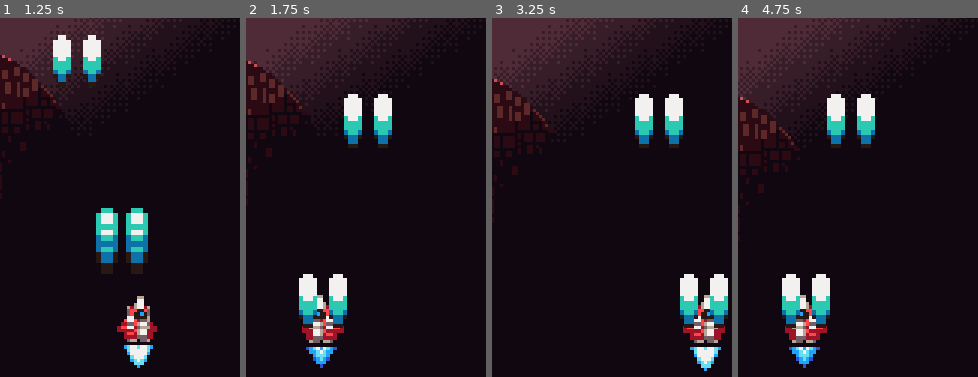
Above: before the commit, frames 1-4 (left to right).
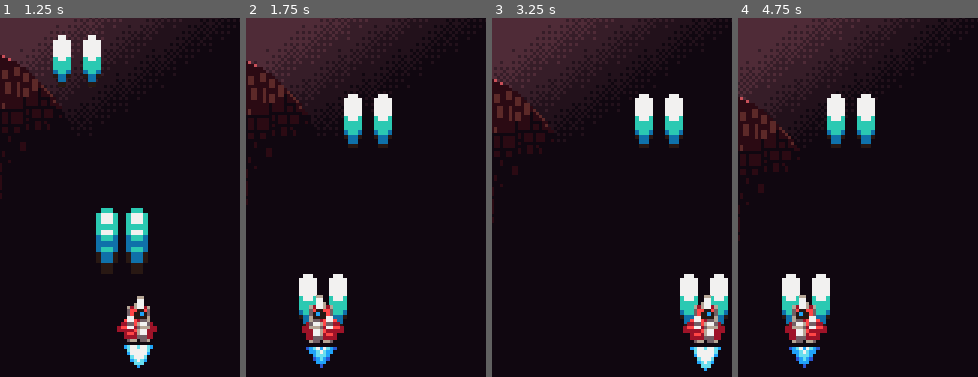
Above: after the commit, the same moments.

Repository: jordan95v/galaxy_defiance
Game: Godot game, scene res://scenes/ui/menu/menu.tscn
Two runs of this game, one before a commit and one after it. Both use one fixed random seed, a clock stepped at 60 frames per second and the inputs below.
Inputs:
- Up to frame 1 (1.25 s): tap Space (space) at 0.5 s; hold D (bank_right) from 0.53 s (still down); hold Enter (enter) from 0.53 s (still down)
- Up to frame 2 (1.75 s): release D (bank_right) at 1.28 s; release Enter (enter) at 1.28 s; hold A (bank_left) from 1.28 s (still down); tap Space (space) at 1.35 s
- Up to frame 3 (3.25 s): release A (bank_left) at 2.03 s; hold Enter (enter) 2.03-2.78 s; hold D (bank_right) from 2.03 s (still down); tap Space (space) at 2.85 s
- Up to frame 4 (4.75 s): release D (bank_right) at 3.53 s; hold Enter (enter) 3.53-4.28 s; hold A (bank_left) from 3.53 s (still down); tap Space (space) at 4.35 s
The pictures show only the part of the screen within x 43-93%, y 50-100%; the shares and areas given below are measured in that part.

Frame 1 is identical in both runs. In frame 2, 0.3% of the frame differs, in the area x 23-41%, y 77-87%; in frame 3, 0.3%; in frame 4, 0.3%.

Commit message:
Added a new projectiles for pink enemy.

Diff:
--- a/scenes/game_objects/enemies/pink_enemy/pink_enemy.gd
+++ b/scenes/game_objects/enemies/pink_enemy/pink_enemy.gd
@@ -6,11 +6,14 @@
 @onready var fire_rate_timer: Timer = $FireRateTimer
 @onready var spawn_component: SpawnComponent = $SpawnComponent
 @onready var marker_2d: Marker2D = $Marker2D
-@export var speed: int = 15
+@export var speed: int = 10
+
+@export var projectiles: Array[PackedScene]
 
 
 func _ready() -> void:
 	super()
+	spawn_component.scene = projectiles.pick_random()
 	state_timer.timeout.connect(on_state_timer_timeout)
 	fire_rate_timer.timeout.connect(on_fire_rate_timer_timeout)
 
--- a/scenes/game_objects/enemies/pink_enemy/pink_enemy.tscn
+++ b/scenes/game_objects/enemies/pink_enemy/pink_enemy.tscn
@@ -1,10 +1,11 @@
-[gd_scene load_steps=17 format=3 uid="uid://bo2moqur4j3r4"]
+[gd_scene load_steps=18 format=3 uid="uid://bo2moqur4j3r4"]
 
 [ext_resource type="PackedScene" uid="uid://b4k0gmi0kq2da" path="res://scenes/game_objects/enemies/basic_enemy.tscn" id="1_spoid"]
 [ext_resource type="Script" path="res://scenes/game_objects/enemies/pink_enemy/pink_enemy.gd" id="2_isgq2"]
 [ext_resource type="PackedScene" uid="uid://brnaxmyooa7wh" path="res://scenes/components/bounce_border_component/bounce_border_component.tscn" id="3_klxw1"]
 [ext_resource type="Shader" path="res://resources/effects/flash_shader.gdshader" id="3_nfybv"]
 [ext_resource type="Texture2D" uid="uid://dpg5um6frvlbm" path="res://assets/pink_enemy.png" id="4_nsbx8"]
+[ext_resource type="PackedScene" uid="uid://cd5ij4yrfiog5" path="res://scenes/game_objects/projectiles/enemy_shot_exploding.tscn" id="5_q87f3"]
 [ext_resource type="PackedScene" uid="uid://chfqqnuajer2b" path="res://scenes/components/spawn_component/spawn_component.tscn" id="6_1ex6t"]
 [ext_resource type="PackedScene" uid="uid://b62v5cbuuaryf" path="res://scenes/game_objects/projectiles/enemy_shot.tscn" id="7_7ia8u"]
 
@@ -66,6 +67,7 @@
 [node name="PinkEnemy" instance=ExtResource("1_spoid")]
 script = ExtResource("2_isgq2")
 speed = 10
+projectiles = Array[PackedScene]([ExtResource("7_7ia8u"), ExtResource("5_q87f3")])
 points = 15
 
 [node name="MoveComponent" parent="." index="3"]
@@ -79,7 +81,7 @@
 move_component = NodePath("../MoveComponent")
 
 [node name="SpawnComponent" parent="." index="7" instance=ExtResource("6_1ex6t")]
-scene = ExtResource("7_7ia8u")
+scene = ExtResource("5_q87f3")
 
 [node name="StateTimer" type="Timer" parent="." index="9"]
 wait_time = 4.0
--- a/scenes/game_objects/projectiles/basic_projectile.gd
+++ b/scenes/game_objects/projectiles/basic_projectile.gd
@@ -4,6 +4,7 @@
 @onready var scale_component: ScaleComponent = $ScaleComponent
 @onready var hitbox_component: HitboxComponent = $HitboxComponent
 @onready var visible_on_screen_notifier_2d: VisibleOnScreenNotifier2D = $VisibleOnScreenNotifier2D
+@onready var move_component: MoveComponent = $MoveComponent
 
 
 func _ready() -> void:
--- /dev/null
+++ b/scenes/game_objects/projectiles/enemy_shot_exploding.gd
@@ -0,0 +1,21 @@
+extends Projectile
+
+@onready var explode_timer: Timer = $ExplodeTimer
+@export var exploding_projectile_scene: PackedScene
+
+
+func _ready() -> void:
+	super()
+	explode_timer.timeout.connect(on_explode_timer_timeout)
+
+
+func on_explode_timer_timeout() -> void:
+	var projectiles_layer: Node2D = get_tree().get_first_node_in_group("projectiles")
+	if not projectiles_layer or not exploding_projectile_scene:
+		return
+	for x in [-30,  30]:
+		var instance: Projectile = exploding_projectile_scene.instantiate() as Projectile
+		projectiles_layer.add_child(instance)
+		instance.global_position = global_position
+		instance.move_component.velocity.x = x
+	queue_free()
--- /dev/null
+++ b/scenes/game_objects/projectiles/enemy_shot_exploding.tscn
@@ -0,0 +1,58 @@
+[gd_scene load_steps=9 format=3 uid="uid://cd5ij4yrfiog5"]
+
+[ext_resource type="PackedScene" uid="uid://cwmxi525a7007" path="res://scenes/game_objects/projectiles/basic_projectile.tscn" id="1_nxttr"]
+[ext_resource type="Texture2D" uid="uid://djj2fuwnitjpj" path="res://assets/enemy_shot.png" id="2_7oxnc"]
+[ext_resource type="Script" path="res://scenes/game_objects/projectiles/enemy_shot_exploding.gd" id="2_khy82"]
+[ext_resource type="PackedScene" uid="uid://b62v5cbuuaryf" path="res://scenes/game_objects/projectiles/enemy_shot.tscn" id="3_6kjt0"]
+
+[sub_resource type="CircleShape2D" id="CircleShape2D_k5svb"]
+radius = 5.0
+
+[sub_resource type="AtlasTexture" id="AtlasTexture_17vrc"]
+atlas = ExtResource("2_7oxnc")
+region = Rect2(32, 0, 16, 16)
+
+[sub_resource type="AtlasTexture" id="AtlasTexture_uae16"]
+atlas = ExtResource("2_7oxnc")
+region = Rect2(48, 0, 16, 16)
+
+[sub_resource type="SpriteFrames" id="SpriteFrames_r7ru3"]
+animations = [{
+"frames": [{
+"duration": 1.0,
+"texture": SubResource("AtlasTexture_17vrc")
+}, {
+"duration": 1.0,
+"texture": SubResource("AtlasTexture_uae16")
+}],
+"loop": true,
+"name": &"default",
+"speed": 5.0
+}]
+
+[node name="EnemyShotExploding" instance=ExtResource("1_nxttr")]
+script = ExtResource("2_khy82")
+exploding_projectile_scene = ExtResource("3_6kjt0")
+
+[node name="MoveComponent" parent="." index="0"]
+velocity = Vector2(0, 50)
+
+[node name="ScaleComponent" parent="." index="1"]
+target_scale = Vector2(1.5, 1.5)
+
+[node name="HitboxComponent" parent="." index="2"]
+collision_mask = 0
+
+[node name="CollisionShape2D" type="CollisionShape2D" parent="HitboxComponent" index="0"]
+shape = SubResource("CircleShape2D_k5svb")
+
+[node name="AnimatedSprite2D" parent="." index="4"]
+scale = Vector2(1.5, 1.5)
+sprite_frames = SubResource("SpriteFrames_r7ru3")
+autoplay = "default"
+frame = 1
+frame_progress = 0.366692
+
+[node name="ExplodeTimer" type="Timer" parent="." index="5"]
+one_shot = true
+autostart = true
--- a/scenes/game_objects/ship/ship.gd
+++ b/scenes/game_objects/ship/ship.gd
@@ -43,8 +43,11 @@
 
 
 func on_fire_rate_timer_timeout() -> void:
-	spawn_component.spawn(left_cannon.global_position)
-	spawn_component.spawn(right_cannon.global_position)
+	var projectiles_layer: Node2D = get_tree().get_first_node_in_group("projectiles")
+	if not projectiles_layer:
+		return
+	spawn_component.spawn(left_cannon.global_position, projectiles_layer)
+	spawn_component.spawn(right_cannon.global_position, projectiles_layer)
 	scale_component.tween_scale()
 
 
--- a/scenes/main/main.tscn
+++ b/scenes/main/main.tscn
@@ -13,11 +13,13 @@
 
 [node name="SpaceBackground" parent="." instance=ExtResource("1_wh50s")]
 
+[node name="ScoreUI" parent="." instance=ExtResource("7_e5xst")]
+
 [node name="EnemyManager" parent="." instance=ExtResource("2_hf1x8")]
 
 [node name="Entities" type="Node2D" parent="." groups=["entities"]]
 
+[node name="Projectiles" type="Node2D" parent="." groups=["projectiles"]]
+
 [node name="Ship" parent="." instance=ExtResource("1_uolv7")]
 position = Vector2(80, 220)
-
-[node name="ScoreUI" parent="." instance=ExtResource("7_e5xst")]
